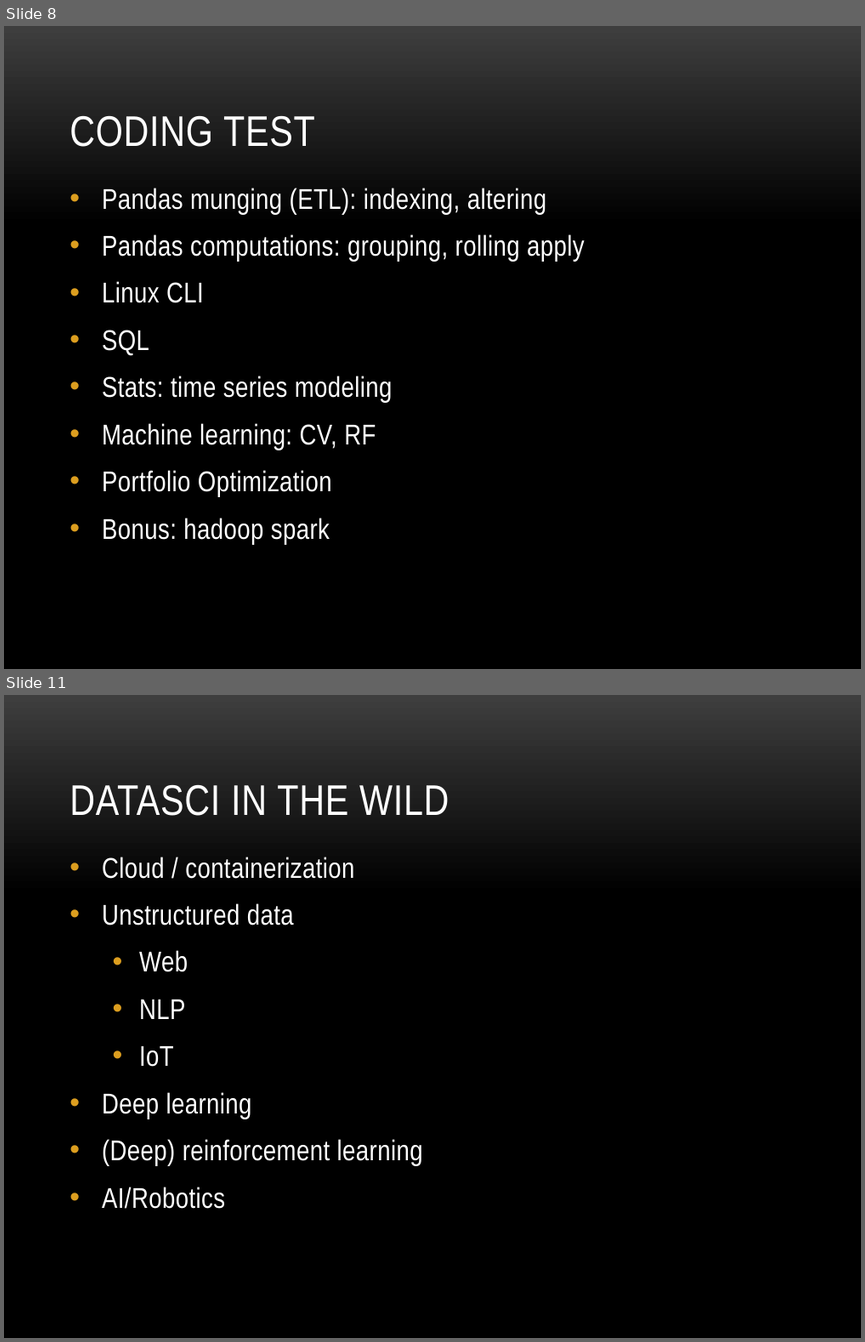
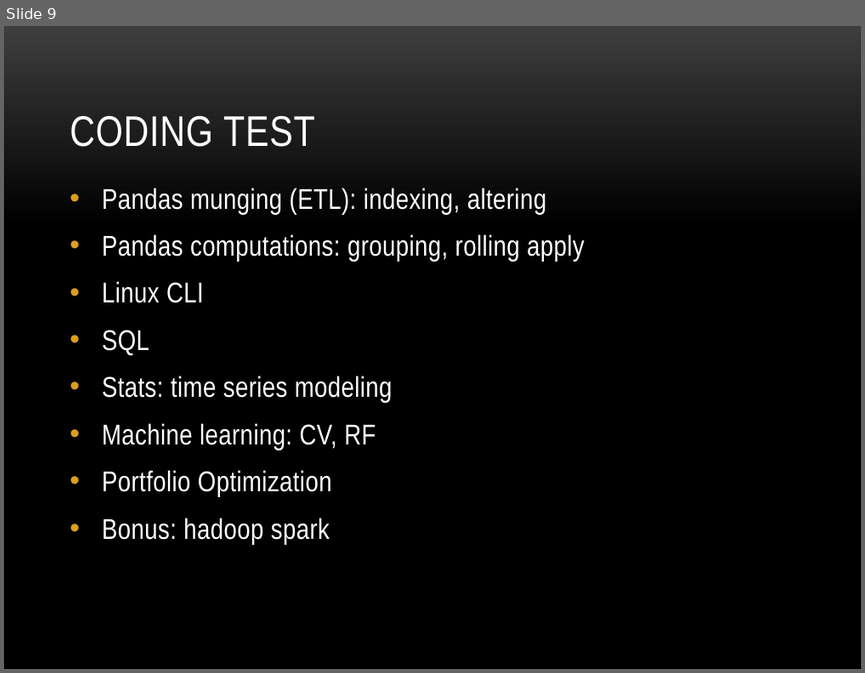
Before and after one commit to coryang/datasci-finance, a slide deck: Datasci finance UBS 2016.09.12.pptx. Shown one above the other, each under a label of ours: slides 8 and 11 before the commit, slide 9 after it; the slides between them are not shown. The pictures are 865x1342 and 865x673 pixels, drawn with LibreOffice and Linux fonts; fonts in the diff are those of the drawing; background and template pictures are left out. Boxes give left, top, right and bottom in pixels: in the first picture for what was removed or moved away, otherwise in the second. Text is boxed around its words. In the diff, an @@ line names an element or a change of style, - is before the commit and + after.

```diff
--- a/Datasci finance UBS 2016.09.12.pptx
+++ b/Datasci finance UBS 2016.09.12.pptx
@@ slide 11 removed at [4,695,861,1338], background picture (left out) @@
@@ title removed at [69,785,449,816] @@
-DATASCI IN THE WILD
@@ text removed at [102,857,423,1208] @@
-• Cloud / containerization
-• Unstructured data
-  • Web
-  • NLP
-  • IoT
-• Deep learning
-• (Deep) reinforcement learning
-• AI/Robotics
@@ what was slide 8 is now slide 9 @@
```
Also in this commit, not shown: 4 slides changed, 2 slides added, 1 other file.
